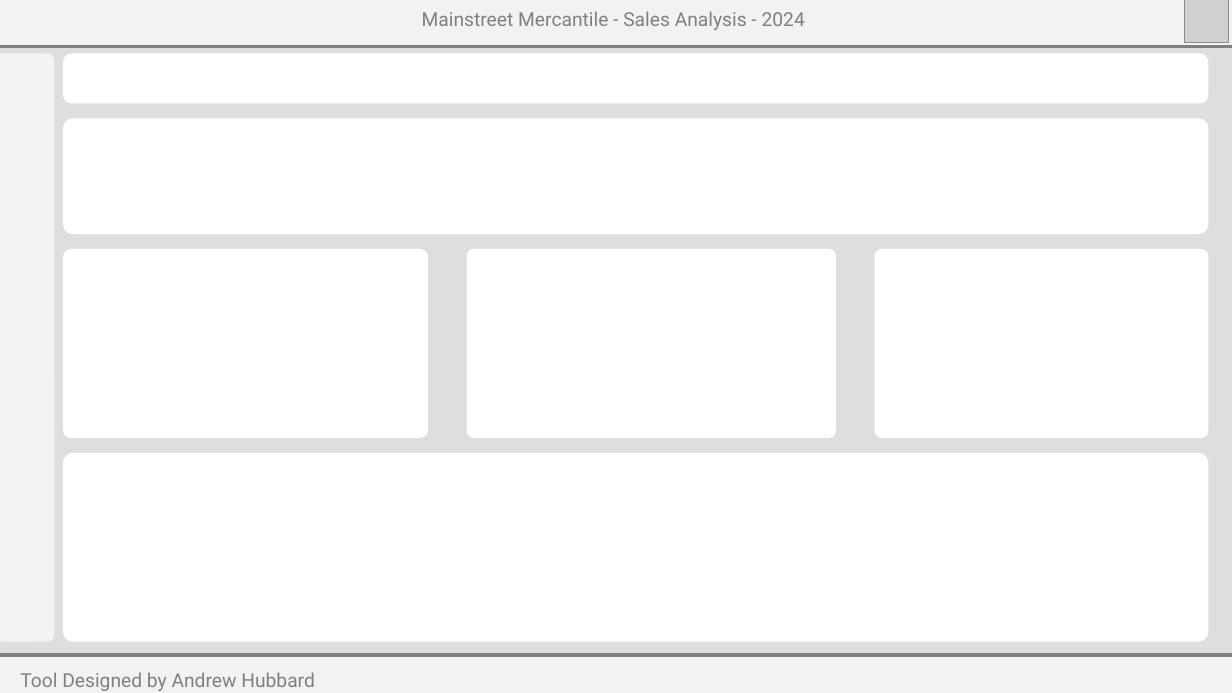
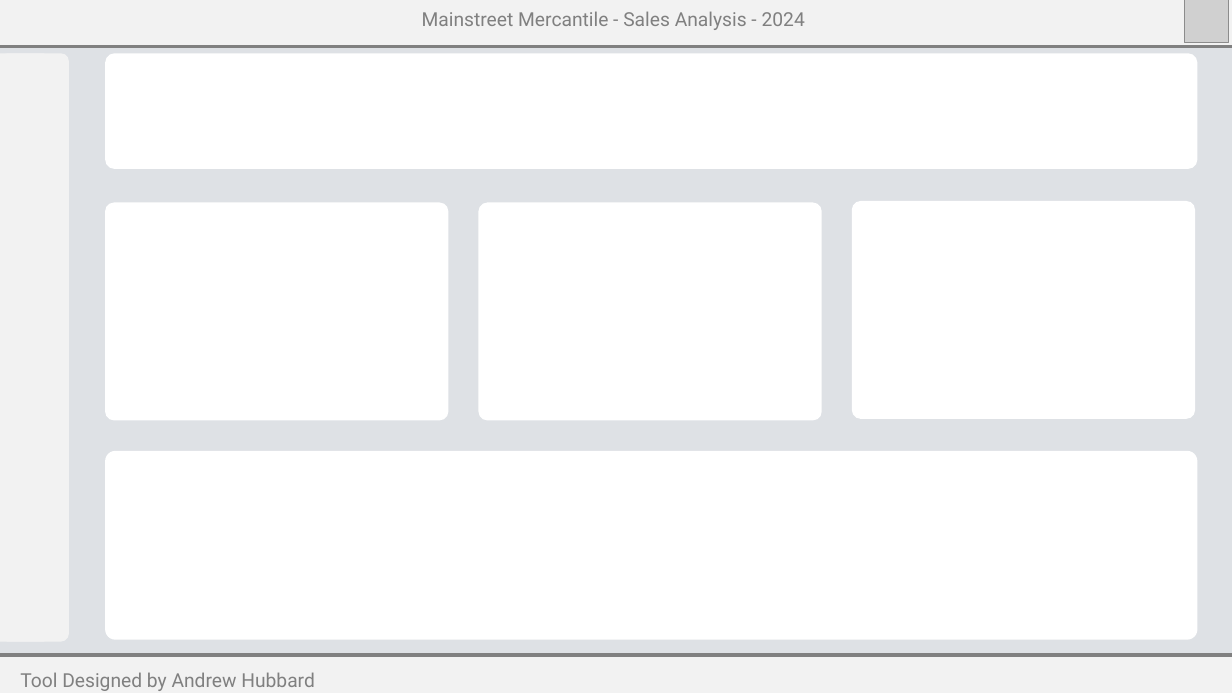
Before and after one commit to andrewhubb/Inventory-Optimization-for-Retail, a slide deck: slide 1 of Assets/Backgrounds/Demand Background.pptx. Drawn at 1232x693 pixels with LibreOffice and Linux fonts; fonts in the diff are those of the drawing; grey boxes stand for pictures. Boxes give left, top, right and bottom in pixels: in the first picture for what was removed or moved away, otherwise in the second. Text is boxed around its words. In the diff, an @@ line names an element or a change of style, - is before the commit and + after.

```diff
--- a/Assets/Backgrounds/Demand Background.pptx
+++ b/Assets/Backgrounds/Demand Background.pptx
@@ background #BFBFBF at 50% opacity to #BEC5CC at 50% opacity @@
@@ rounded rectangle: place and size @@
-rounded rectangle at [0,53,55,641]
+rounded rectangle at [0,53,69,641]
@@ rounded rectangle removed at [63,53,1208,103] @@
@@ rounded rectangle: place and size @@
-rounded rectangle at [63,119,1208,234]
+rounded rectangle at [105,53,1198,169]
@@ rounded rectangle: place and size @@
-rounded rectangle at [63,249,428,437]
+rounded rectangle at [105,203,449,420]
@@ rounded rectangle: place and size @@
-rounded rectangle at [467,249,835,437]
+rounded rectangle at [478,203,822,420]
@@ rounded rectangle at [478,203,822,420]: proportions changed @@
@@ rounded rectangle at [852,201,1195,419]: proportions changed @@
@@ rounded rectangle: place and size @@
-rounded rectangle at [875,249,1208,437]
+rounded rectangle at [852,201,1195,419]
@@ rounded rectangle: place and size @@
-rounded rectangle at [63,453,1208,641]
+rounded rectangle at [105,450,1198,639]
```
Also in this commit, not shown: 1 slide added, 6 other files.
